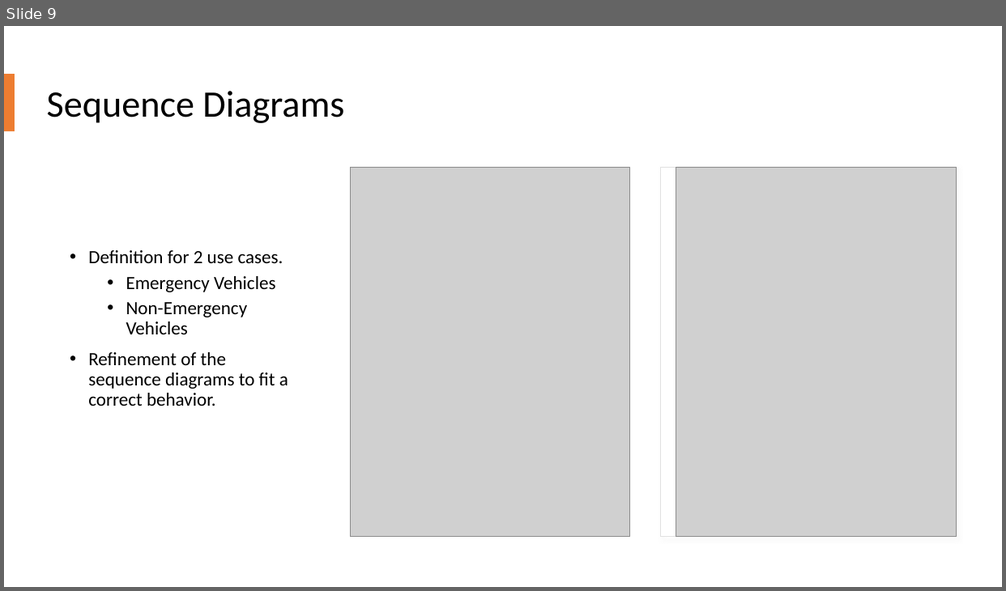
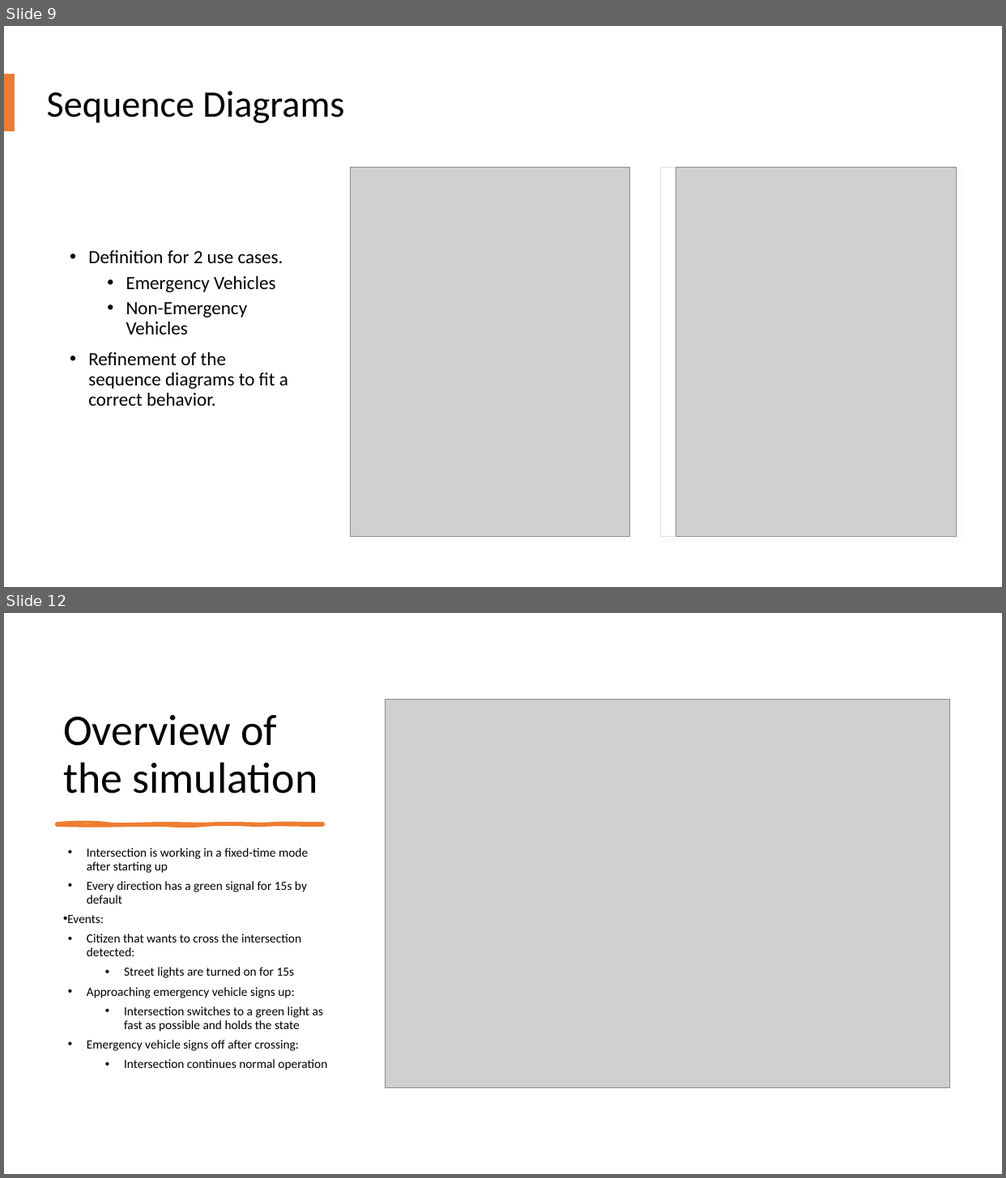
Before and after one commit to allerter/ESE-Smart-City, a slide deck: Requirements/Presentations/Presentation_Luis.pptx. Shown one above the other, each under a label of ours: slide 9 before the commit, slides 9 and 12 after it; the slides between them are not shown. The pictures are 1006x591 and 1006x1178 pixels, drawn with LibreOffice and Linux fonts; fonts in the diff are those of the drawing; grey boxes stand for pictures. Boxes give left, top, right and bottom in pixels: in the first picture for what was removed or moved away, otherwise in the second. Text is boxed around its words. In the diff, an @@ line names an element or a change of style, - is before the commit and + after.

```diff
--- a/Requirements/Presentations/Presentation_Luis.pptx
+++ b/Requirements/Presentations/Presentation_Luis.pptx
@@ slide 12 added at box(4, 613, 1002, 1174), background #FFFFFF @@
@@ picture added at box(385, 699, 950, 1088) @@
@@ title added at box(63, 715, 317, 794), 42 pt, text #000000 @@
+Overview of the simulation
@@ freeform shape added at box(57, 824, 323, 825), fill #ED7D31, outline #ED7D31 3 pt @@
@@ text added at box(63, 848, 327, 1071), 12 pt, text #000000 @@
+• Intersection is working in a fixed-time mode after starting up
+• Every direction has a green signal for 15s by default
+• Events:
+• Citizen that wants to cross the intersection detected:
+  • Street lights are turned on for 15s
+• Approaching emergency vehicle signs up:
+  • Intersection switches to a green light as fast as possible and holds the state
+• Emergency vehicle signs off after crossing:
+  • Intersection continues normal operation
```
Also in this commit, not shown: 12 other slides added, 4 other files.
